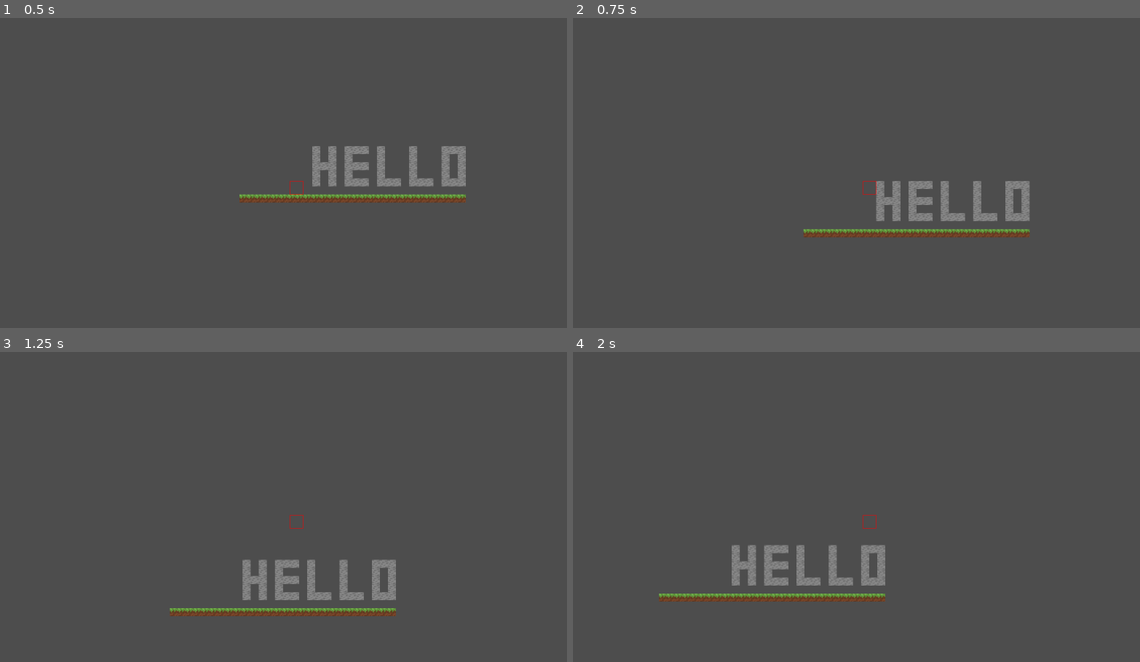
Above: before the commit, frames 1-4 (two rows, left to right).
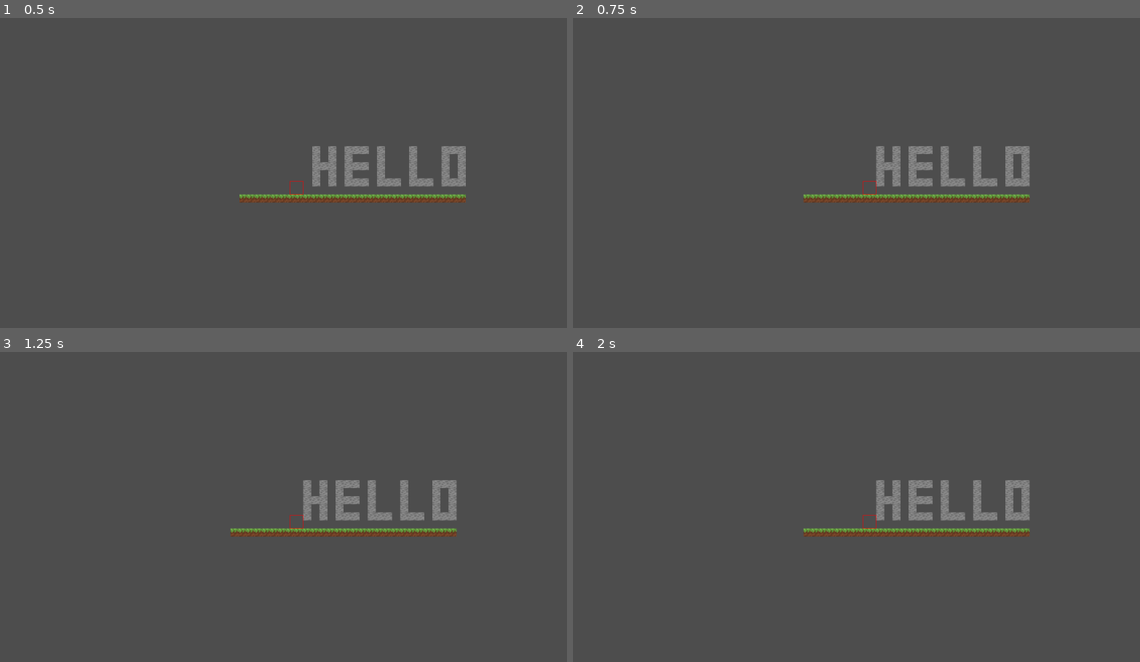
Above: after the commit, the same moments.

Repository: comedy01/blockgame
Game: Godot game, scene res://world.tscn
Two runs of this game, one before a commit and one after it. Both use one fixed random seed, a clock stepped at 60 frames per second and the inputs below.
Inputs (mouse positions are in pixels of both pictures, inside the frame that each line leads up to):
- Up to frame 1 (0.5 s): no input
- Up to frame 2 (0.75 s): tap Enter (ui_accept) at 0.5 s; move the mouse to (992, 163) at 0.52 s; hold Right (ui_right) from 0.53 s (still down); click (992, 163) at 0.6 s
- Up to frame 3 (1.25 s): keep holding Right (ui_right); tap Enter (ui_accept) at 0.77, 1.07 s; right-click (419, 497) at 0.8 s
- Up to frame 4 (2 s): keep holding Right (ui_right); move the mouse to (748, 531) at 1.27 s; right-click (748, 531) at 1.35 s; tap Enter (ui_accept) at 1.52, 1.55, 1.82 s

Frame 1 is identical in both runs. In frame 2, 4.8% of the frame differs, in the area x 40-81%, y 41-71%; in frame 3, 5.7%, in the area x 29-81%, y 41-86%; in frame 4, 5.7%.

Commit message:
Add generic input aliases for basic movements

Diff:
--- a/TileMap.gd
+++ b/TileMap.gd
@@ -1,10 +1,10 @@
 extends TileMap
 
 func _process(delta):
-	if (Input.is_action_just_pressed("left_mb")):
+	if (Input.is_action_just_pressed("left_click")):
 		var tile : Vector2 = local_to_map(get_global_mouse_position())
 		set_cell(0 , tile, 0, Vector2i.ZERO)
 
-	if (Input.is_action_just_pressed("right_mb")):
+	if (Input.is_action_just_pressed("right_click")):
 		var tile : Vector2 = local_to_map(get_global_mouse_position())
 		erase_cell(0, tile)
--- a/player.gd
+++ b/player.gd
@@ -14,7 +14,7 @@
 	if not is_on_floor():
 		velocity.y += gravity * delta
 
-	var direction = Input.get_action_strength("ui_right") - Input.get_action_strength("ui_left")
+	var direction = Input.get_action_strength("move_right") - Input.get_action_strength("move_left")
 
 	if direction:
 		velocity.x = direction * SPEED
@@ -24,7 +24,7 @@
 	if is_on_floor():
 		jumps = 0
 
-	if Input.is_action_just_pressed("ui_accept") and (is_on_floor() or jumps < MAX_JUMPS):
+	if Input.is_action_just_pressed("move_up") and (is_on_floor() or jumps < MAX_JUMPS):
 		velocity.y = JUMP_VELOCITY
 		jumps += 1
 
--- a/project.godot
+++ b/project.godot
@@ -17,14 +17,38 @@
 
 [input]
 
-left_mb={
+left_click={
 "deadzone": 0.5,
 "events": [Object(InputEventMouseButton,"resource_local_to_scene":false,"resource_name":"","device":-1,"window_id":0,"a …(253 unchanged characters)…
 ]
 }
-right_mb={
+right_click={
 "deadzone": 0.5,
 "events": [Object(InputEventMouseButton,"resource_local_to_scene":false,"resource_name":"","device":-1,"window_id":0,"a …(253 unchanged characters)…
+]
+}
+move_left={
+"deadzone": 0.5,
+"events": [Object(InputEventKey,"resource_local_to_scene":false,"resource_name":"","device":0,"window_id":0,"alt_pressed":false,"shift_pressed":false,"ctrl_pressed":false,"meta_pressed":false,"pressed":false,"keycode":4194319,"physical_keycode":0,"key_label":0,"unicode":0,"echo":false,"script":null)
+, Object(InputEventKey,"resource_local_to_scene":false,"resource_name":"","device":0,"window_id":0,"alt_pressed":false,"shift_pressed":false,"ctrl_pressed":false,"meta_pressed":false,"pressed":false,"keycode":65,"physical_keycode":0,"key_label":0,"unicode":0,"echo":false,"script":null)
+]
+}
+move_right={
+"deadzone": 0.5,
+"events": [Object(InputEventKey,"resource_local_to_scene":false,"resource_name":"","device":-1,"window_id":0,"alt_pressed":false,"shift_pressed":false,"ctrl_pressed":false,"meta_pressed":false,"pressed":false,"keycode":4194321,"physical_keycode":0,"key_label":0,"unicode":0,"echo":false,"script":null)
+, Object(InputEventKey,"resource_local_to_scene":false,"resource_name":"","device":-1,"window_id":0,"alt_pressed":false,"shift_pressed":false,"ctrl_pressed":false,"meta_pressed":false,"pressed":false,"keycode":68,"physical_keycode":0,"key_label":0,"unicode":100,"echo":false,"script":null)
+]
+}
+move_up={
+"deadzone": 0.5,
+"events": [Object(InputEventKey,"resource_local_to_scene":false,"resource_name":"","device":-1,"window_id":0,"alt_pressed":false,"shift_pressed":false,"ctrl_pressed":false,"meta_pressed":false,"pressed":false,"keycode":87,"physical_keycode":0,"key_label":0,"unicode":119,"echo":false,"script":null)
+, Object(InputEventKey,"resource_local_to_scene":false,"resource_name":"","device":-1,"window_id":0,"alt_pressed":false,"shift_pressed":false,"ctrl_pressed":false,"meta_pressed":false,"pressed":false,"keycode":4194320,"physical_keycode":0,"key_label":0,"unicode":0,"echo":false,"script":null)
+]
+}
+move_down={
+"deadzone": 0.5,
+"events": [Object(InputEventKey,"resource_local_to_scene":false,"resource_name":"","device":-1,"window_id":0,"alt_pressed":false,"shift_pressed":false,"ctrl_pressed":false,"meta_pressed":false,"pressed":false,"keycode":83,"physical_keycode":0,"key_label":0,"unicode":115,"echo":false,"script":null)
+, Object(InputEventKey,"resource_local_to_scene":false,"resource_name":"","device":-1,"window_id":0,"alt_pressed":false,"shift_pressed":false,"ctrl_pressed":false,"meta_pressed":false,"pressed":false,"keycode":4194322,"physical_keycode":0,"key_label":0,"unicode":0,"echo":false,"script":null)
 ]
 }
 
